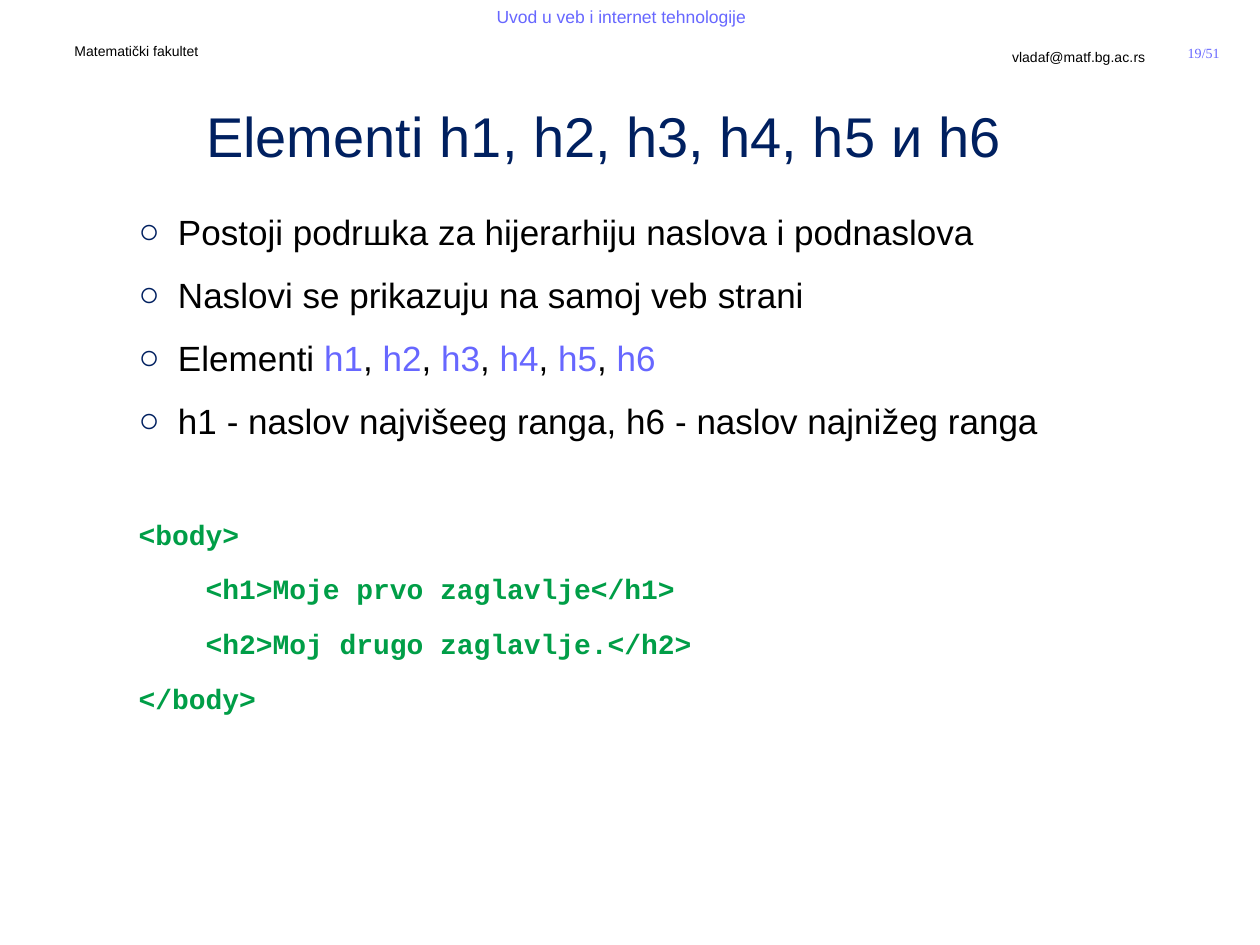
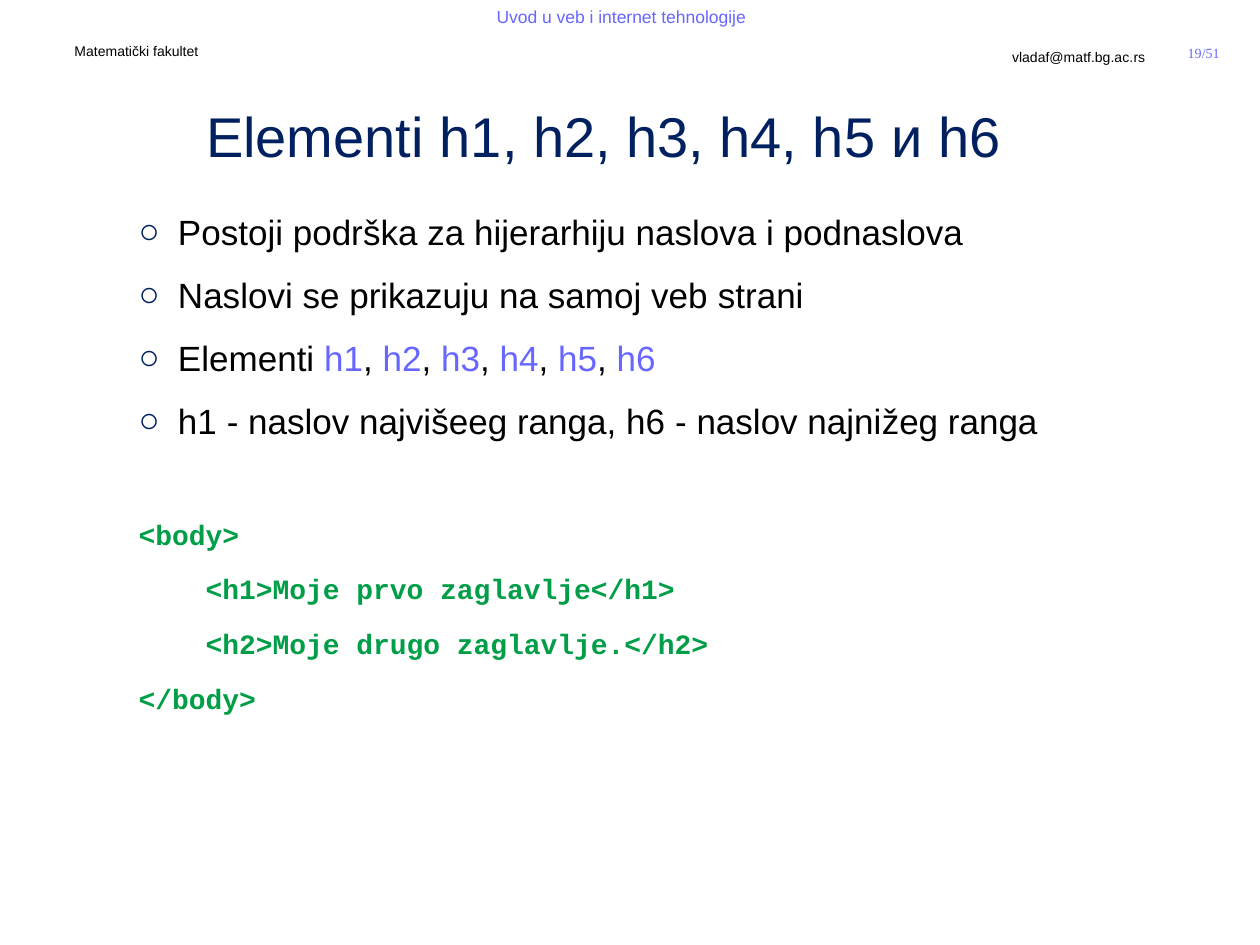
Before and after one commit to MatfUVIT/info, a slide deck: slide 19 of predavanja/prezentacije/UVIT03-01-HTML 5.pptx. Drawn at 1260x945 pixels with LibreOffice and Linux fonts; fonts in the diff are those of the drawing; background and template pictures are left out. Boxes give left, top, right and bottom in pixels: in the first picture for what was removed or moved away, otherwise in the second. Text is boxed around its words. In the diff, an @@ line names an element or a change of style, - is before the commit and + after.

```diff
--- a/predavanja/prezentacije/UVIT03-01-HTML 5.pptx
+++ b/predavanja/prezentacije/UVIT03-01-HTML 5.pptx
@@ text at <box>178,219,963,252</box>: text changed @@
-  ○ Postoji podrшka za hijerarhiju naslova i podnaslova
+  ○ Postoji podrška za hijerarhiju naslova i podnaslova
@@ text at <box>206,634,708,660</box>: text changed @@
-  <h2>Moj drugo zaglavlje.</h2>
+  <h2>Moje drugo zaglavlje.</h2>
```
Also in this commit, not shown: 2 other slides changed, 11 other files.
